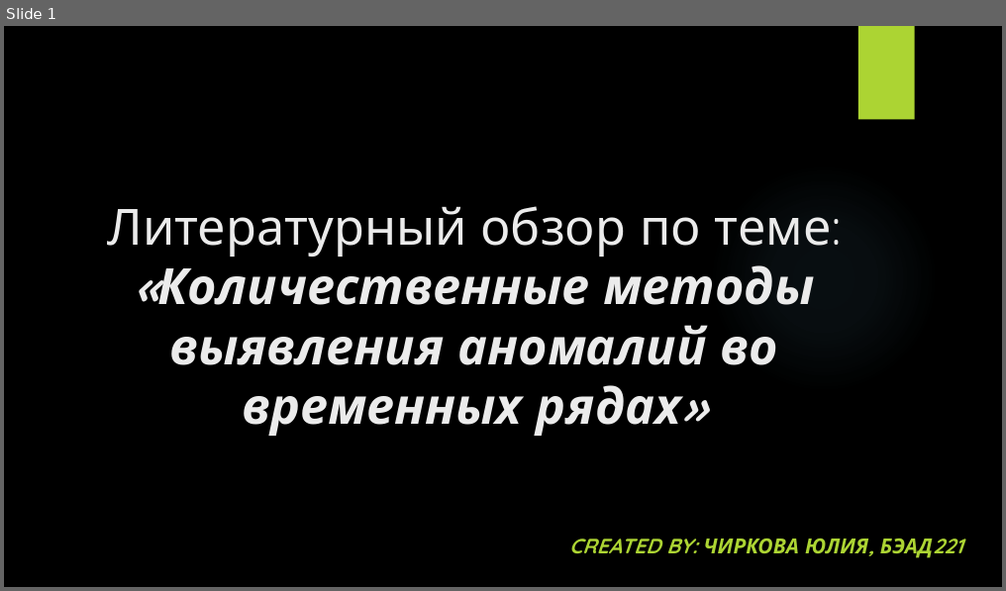
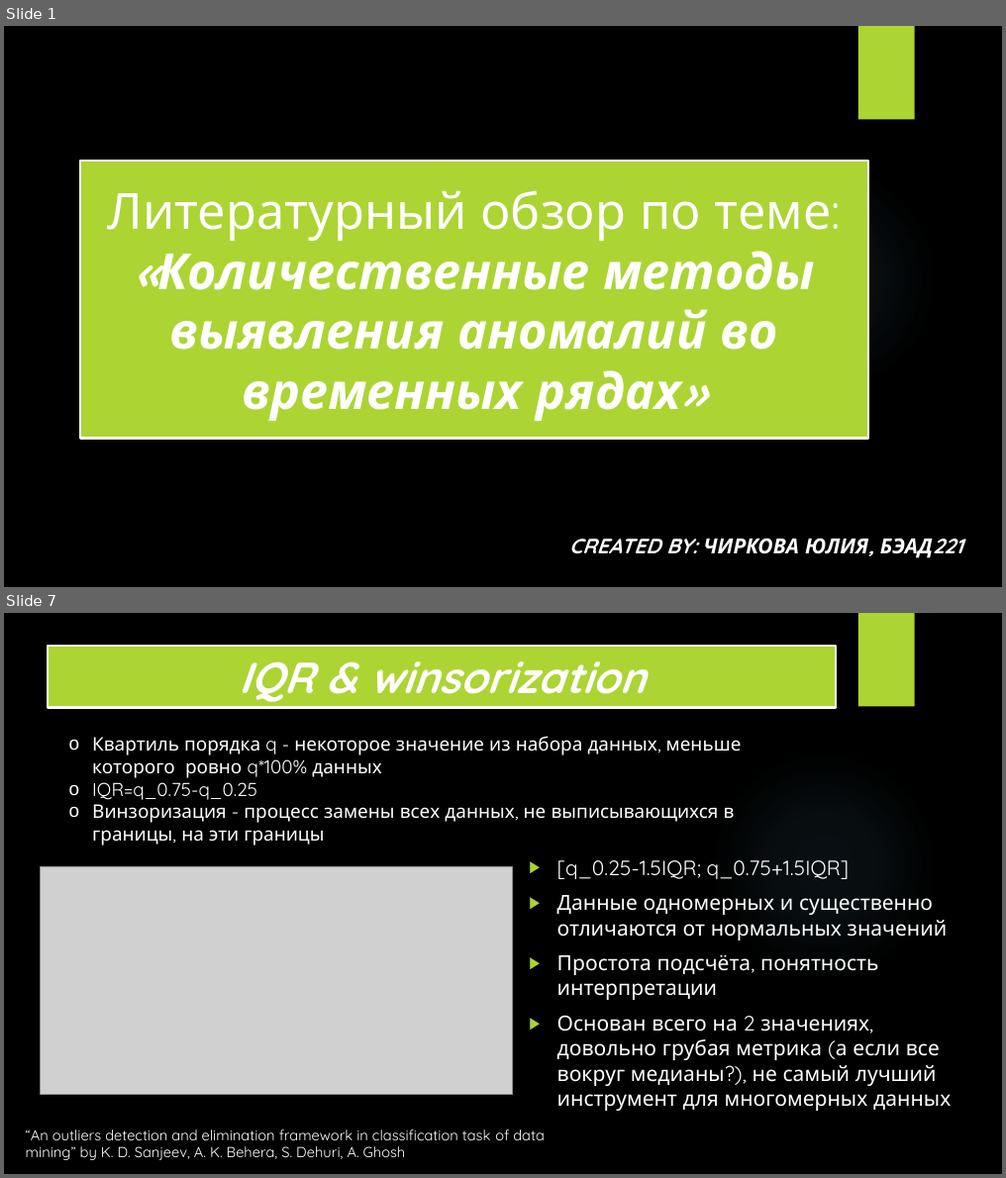
Before and after one commit to romashkova-nina/NIS_Literature_Review, a slide deck: Literature_Review_Presentation.pptx. Shown one above the other, each under a label of ours: slide 1 before the commit, slides 1 and 7 after it; the slides between them are not shown. The pictures are 1006x591 and 1006x1178 pixels, drawn with LibreOffice and Linux fonts; fonts in the diff are those of the drawing; grey boxes stand for pictures; background and template pictures are left out. Boxes give left, top, right and bottom in pixels: in the first picture for what was removed or moved away, otherwise in the second. Text is boxed around its words. In the diff, an @@ line names an element or a change of style, - is before the commit and + after.

```diff
--- a/Literature_Review_Presentation.pptx
+++ b/Literature_Review_Presentation.pptx
@@ slide 7 added at [4, 613, 1002, 1174], background picture (left out); not listed: 2 template elements that a slide beside it also shows @@
@@ title added at [48, 646, 836, 708], fill #ACD433, outline #FFFFFF 2.25 pt, 42 pt, text #FFFFFF, bold, italic @@
+IQR & winsorization
@@ text added at [92, 736, 742, 846], 18 pt, text #FFFFFF @@
+o Квартиль порядка q - некоторое значение из набора данных, меньше которого ровно q*100% данных
+o IQR=q_0.75-q_0.25
+o Винзоризация - процесс замены всех данных, не выписывающихся в границы, на эти границы
@@ picture added at [40, 866, 512, 1095] @@
@@ text added at [557, 861, 950, 1111], 20 pt, text #FFFFFF @@
+▶ [q_0.25-1.5IQR; q_0.75+1.5IQR]
+▶ Данные одномерных и существенно отличаются от нормальных значений
+▶ Простота подсчёта, понятность интерпретации
+▶ Основан всего на 2 значениях, довольно грубая метрика (а если все вокруг медианы?), не самый лучший инструмент для многомерных данных
@@ text added at [26, 1130, 545, 1160], 14 pt, text #FFFFFF @@
+“An outliers detection and elimination framework in classification task of data mining” by K. D. Sanjeev, A. K. Behera, S. Dehuri, A. Ghosh
@@ slide 1 changed as well @@
@@ title "Литературный обзор по теме: «Количественные ...": place and size @@
-title "Литературный обзор по теме: «Количественные ..." at [107, 206, 832, 436]
+title "Литературный обзор по теме: «Количественные ..." at [80, 161, 868, 439]
@@ title "Литературный обзор по теме: «Количественные ..." at [80, 161, 868, 439]: text colour #EBEBEB to #FFFFFF; vertical alignment bottom to middle; fill none to #ACD433; outline none to #FFFFFF 2.25 pt @@
@@ subtitle "CREATED BY: ЧИРКОВА ЮЛИЯ, БЭАД221" at [569, 538, 868, 555]: text colour #ACD433 to #FFFFFF @@
```
Also in this commit, not shown: 14 other slides added.
